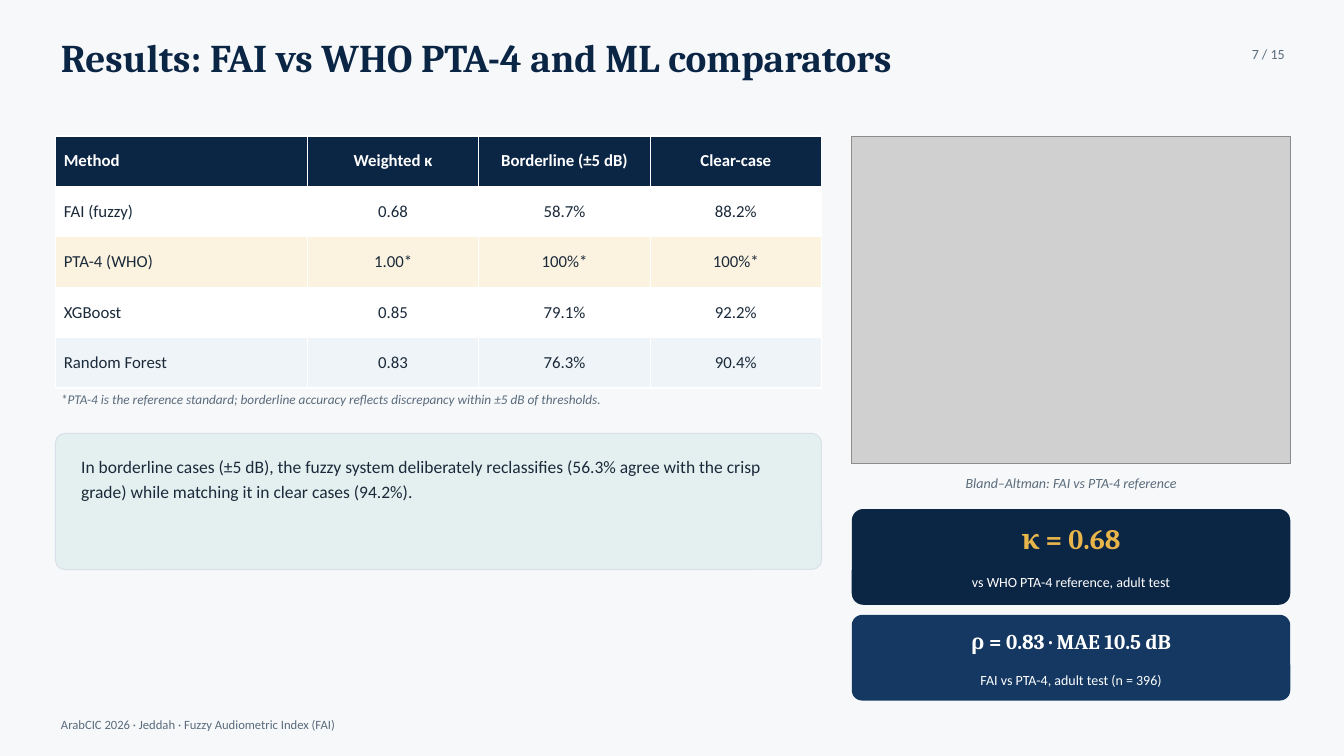
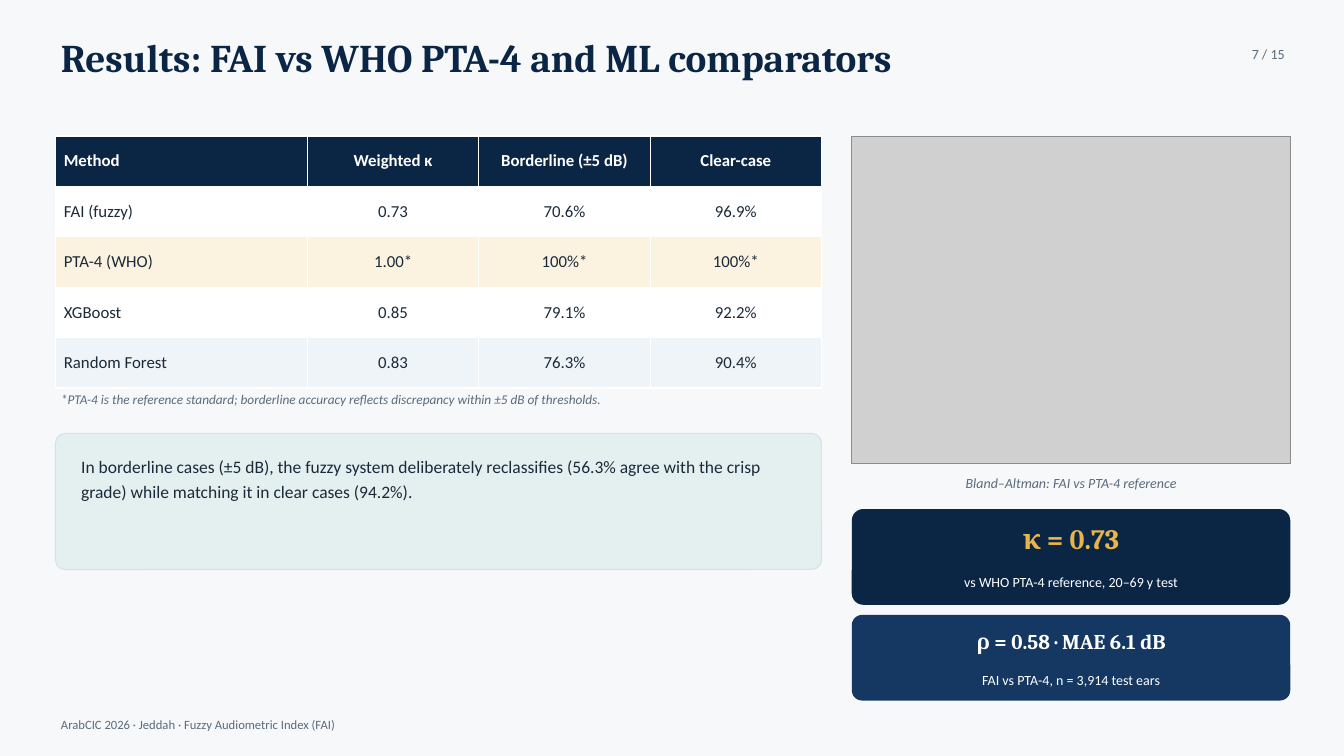
Before and after one commit to ameye/fuzzy-audiogram, a slide deck: slide 7 of arabcic2026/arabcic2026_fuzzy_audiogram.pptx. Drawn at 1344x756 pixels with LibreOffice and Linux fonts; fonts in the diff are those of the drawing; grey boxes stand for pictures. Boxes give left, top, right and bottom in pixels: in the first picture for what was removed or moved away, otherwise in the second. Text is boxed around its words. In the diff, an @@ line names an element or a change of style, - is before the commit and + after.

Commit message:
Combined adult cohort 20-69y (AUX1 1999-2000 + AUX_G 2011-12 + AUX_I 2015-16)
User-directed switch: use the NHANES primary audiometry cycles that
actually test working-age adults (20-69 y). The 2017-2020 P_AUX cycle
only tests 6-19 and 70+.

- 10,889 adults (1,807 + 4,500 + 4,582); 19,568 clean ears from 9,832;
  train 15,654 / test 3,914
- Metrics: kappa 0.73, overall 92.3%, clear 96.9%, borderline 70.6%
  (18.8% of test ears), MAE 6.1 dB, rho 0.58 (range-restricted),
  Bland-Altman bias -1.1 dB (LoA -16.6..14.3, n=3,787)
- Distance curve 72.4% (<=1dB) -> 96.9% clear
- ML comparators still kappa ~0.98 (reference-in-disguise)
- eda/eda_report_combined.{pdf,docx,qmd}: complete combined-cycle EDA
  (fixed canonical-array PTA bug in EDA builder; borderline 18.2% full)
- All docs/figures/tables/deck/cover letter re-rendered + verified
- Figures: combined Bland-Altman, boundary-distance, config, EDA set
- New data files: /opt/data/AUX*.xpt + DEMO*.xpt (3 cycles)

```diff
--- a/arabcic2026/arabcic2026_fuzzy_audiogram.pptx
+++ b/arabcic2026/arabcic2026_fuzzy_audiogram.pptx
@@ table at (55,136,822,388) @@
-row 2: FAI (fuzzy) | 0.68 | 58.7% | 88.2%
+row 2: FAI (fuzzy) | 0.73 | 70.6% | 96.9%
@@ text at (1023,530,1119,550): text changed @@
-κ = 0.68
+κ = 0.73
@@ text at (964,577,1177,590): text changed @@
-vs WHO PTA-4 reference, adult test
+vs WHO PTA-4 reference, 20–69 y test
@@ text at (976,634,1165,654): text changed @@
-ρ = 0.83 · MAE 10.5 dB
+ρ = 0.58 · MAE 6.1 dB
@@ text at (982,676,1160,687): text changed @@
-FAI vs PTA-4, adult test (n = 396)
+FAI vs PTA-4, n = 3,914 test ears
```
Also in this commit, not shown: 4 other slides changed, 39 other files.
